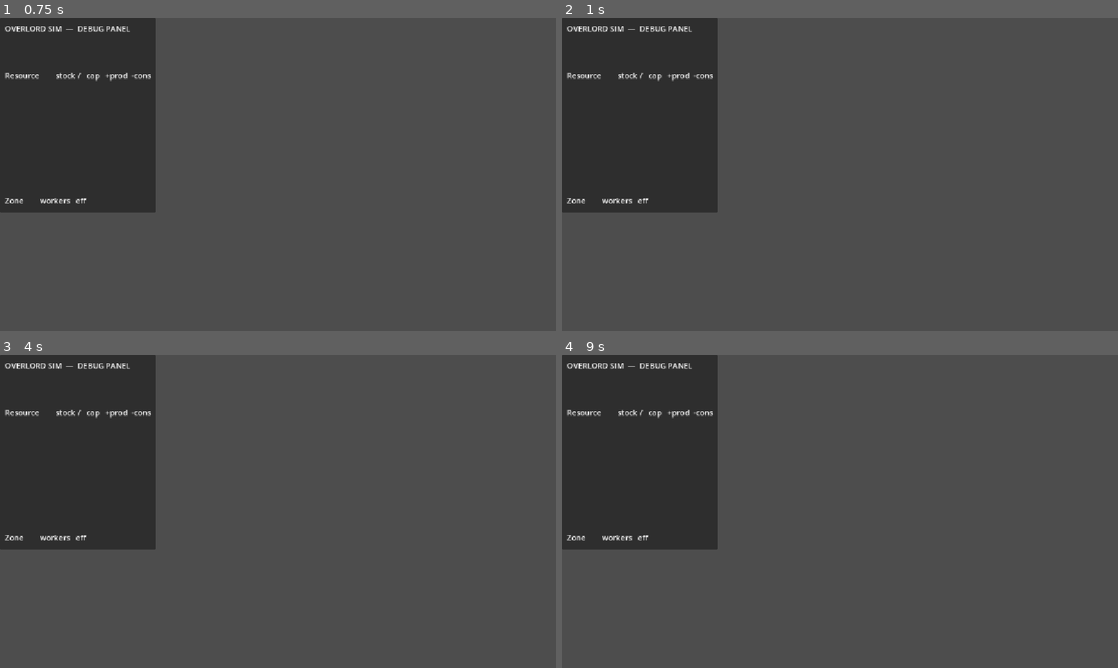
Above: before the commit, frames 1-4 (two rows, left to right).
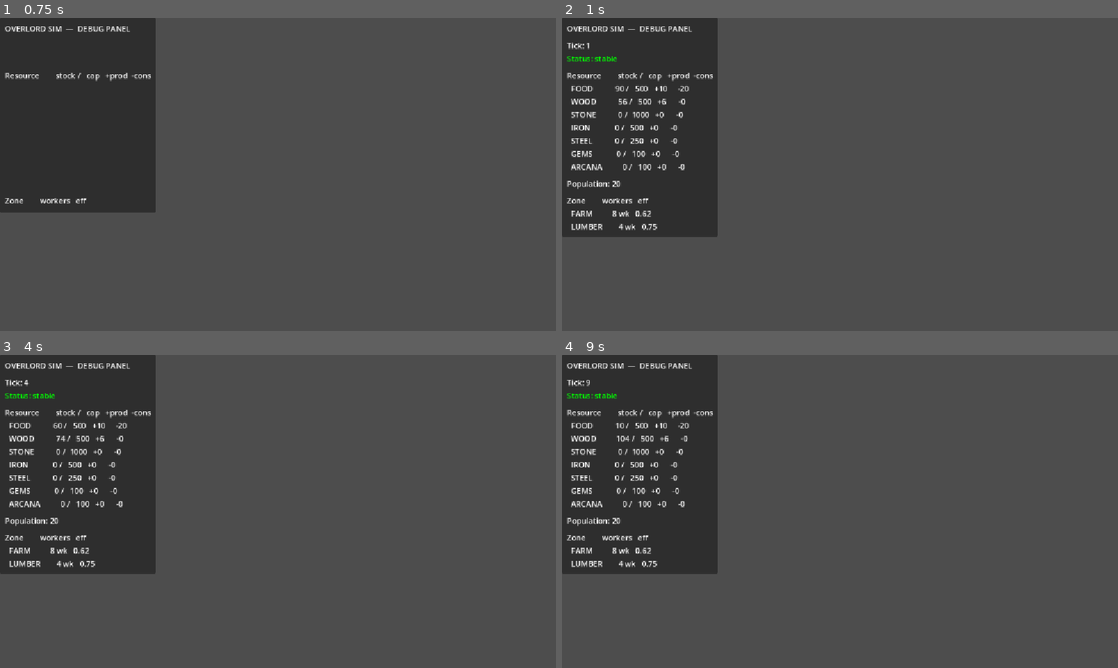
Above: after the commit, the same moments.

Repository: connorjamesbarry1-blip/overlord-sim
Game: Godot game, scene res://main.tscn
The game is run twice, just before and just after one commit, with the same random seed, the same clock (stepped at 60 frames per second) and the same inputs.
Inputs:
- Up to frame 1 (0.75 s): tap Enter at 0.5 s
- Up to frame 2 (1 s): no input
- Up to frame 3 (4 s): tap Space at 1.25, 2.75 s; tap Enter at 2, 3.5 s
- Up to frame 4 (9 s): tap Space at 4.25 s

Frame 1 is identical in both runs. In frame 2, 3.4% of the frame differs, in the area x 0-28%, y 7-70%; in frame 3, 3.4%; in frame 4, 3.4%.
Error before the commit: Parse Error: Cannot infer the type of "assigned_elsewhere" variable because the value doesn't have a set type. (res://sim/sim_state.gd:58)

Commit message:
Fix type inference error in sim_state worker clamping
Dictionary.get() returns Variant — explicit int annotations needed for
the subtraction to have an inferable type.

Co-Authored-By: Claude Sonnet 4.6 <noreply@anthropic.com>

Diff:
--- a/sim/sim_state.gd
+++ b/sim/sim_state.gd
@@ -54,8 +54,8 @@
 
 func _on_set_workers_requested(zone_id: String, count: int) -> void:
 	var total_pop := population.get_total_population()
-	var current_for_zone := zones.get_zone(zone_id).get("assigned_workers", 0)
-	var assigned_elsewhere := zones.get_total_assigned_workers() - current_for_zone
+	var current_for_zone: int = zones.get_zone(zone_id).get("assigned_workers", 0)
+	var assigned_elsewhere: int = zones.get_total_assigned_workers() - current_for_zone
 	var available := total_pop - assigned_elsewhere
 	zones.set_workers(zone_id, clampi(count, 0, available))
 
